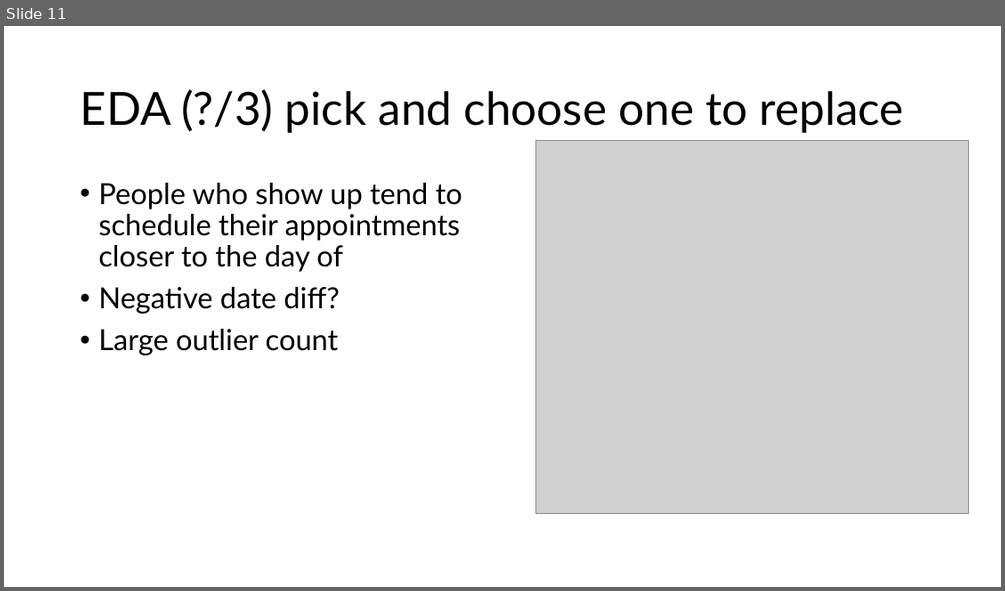
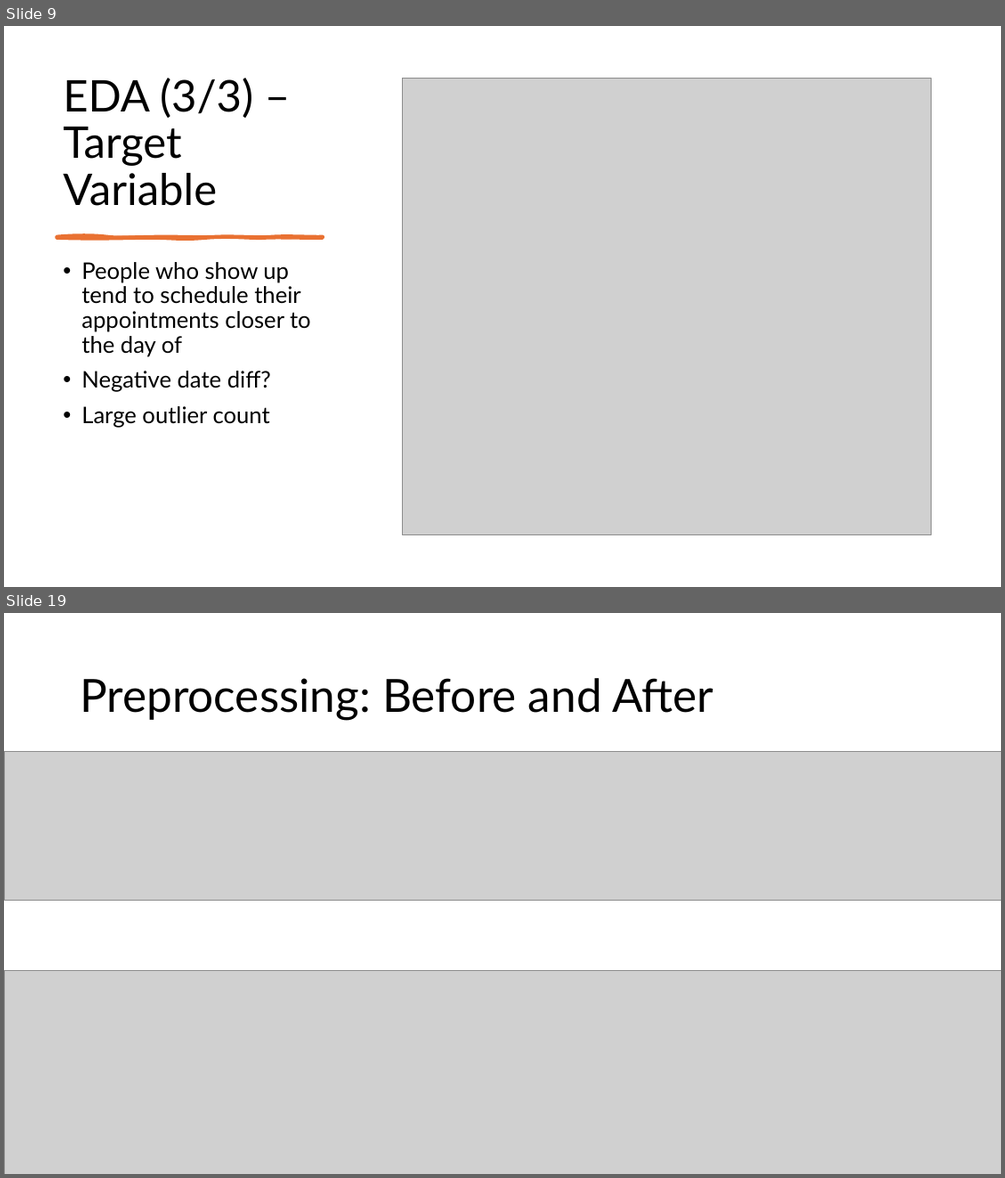
Before and after one commit to dwang0120/Hospital-No-Shows, a slide deck: Hospital No Shows.pptx. Shown one above the other, each under a label of ours: slide 11 before the commit, slides 9 and 19 after it; the slides between them are not shown. The pictures are 1005x591 and 1005x1178 pixels, drawn with LibreOffice and Linux fonts; fonts in the diff are those of the drawing; grey boxes stand for pictures. Boxes give left, top, right and bottom in pixels: in the first picture for what was removed or moved away, otherwise in the second. Text is boxed around its words. In the diff, an @@ line names an element or a change of style, - is before the commit and + after.

Commit message:
finished preprocessing and draft of ppt

```diff
--- a/Hospital No Shows.pptx
+++ b/Hospital No Shows.pptx
@@ slide 19 added at box(4, 613, 1001, 1174), background #FFFFFF @@
@@ title added at box(80, 678, 713, 720), 44 pt, text #000000 @@
+Preprocessing: Before and After
@@ picture added at box(4, 751, 1001, 900) @@
@@ picture added at box(4, 971, 1001, 1174) @@
@@ what was slide 11 is now slide 9 @@
@@ slide 9 changed as well @@
@@ title "EDA (3/3) – Target Variable" at box(63, 78, 253, 206): vertical alignment middle to bottom @@
@@ title at box(63, 78, 253, 206): text changed; size 44 to 42 pt @@
-EDA (?/3) pick and choose one to replace
+EDA (3/3) – Target Variable
@@ picture: place and size @@
-picture at box(535, 141, 968, 513)
+picture at box(403, 79, 931, 534)
@@ freeform shape added at box(57, 236, 323, 238), fill #E97132, outline #E97132 3 pt @@
@@ text "People who show up tend ...": place and size @@
-text "People who show up tend ..." at box(98, 183, 462, 355)
+text "People who show up tend ..." at box(81, 262, 311, 427)
@@ text "People who show up tend ..." at box(81, 262, 311, 427): size 28 to 22 pt @@
```
Also in this commit, not shown: 8 other slides changed, 8 other slides added, 3 slides removed, 1 other file.
